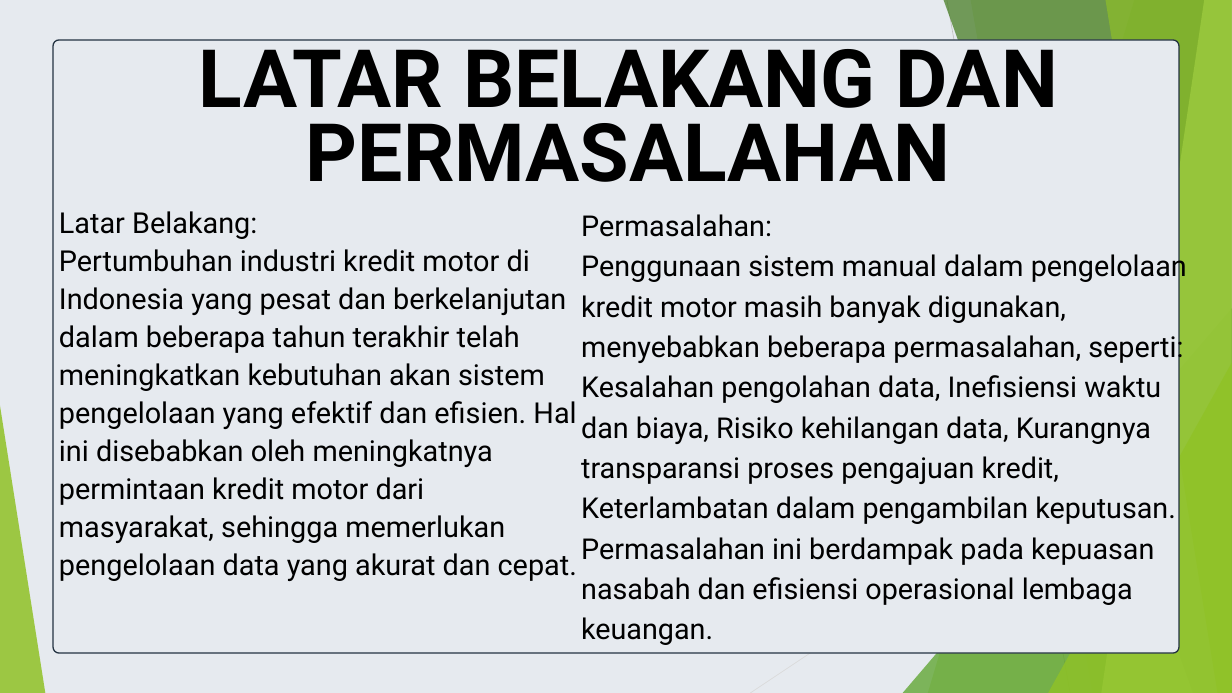
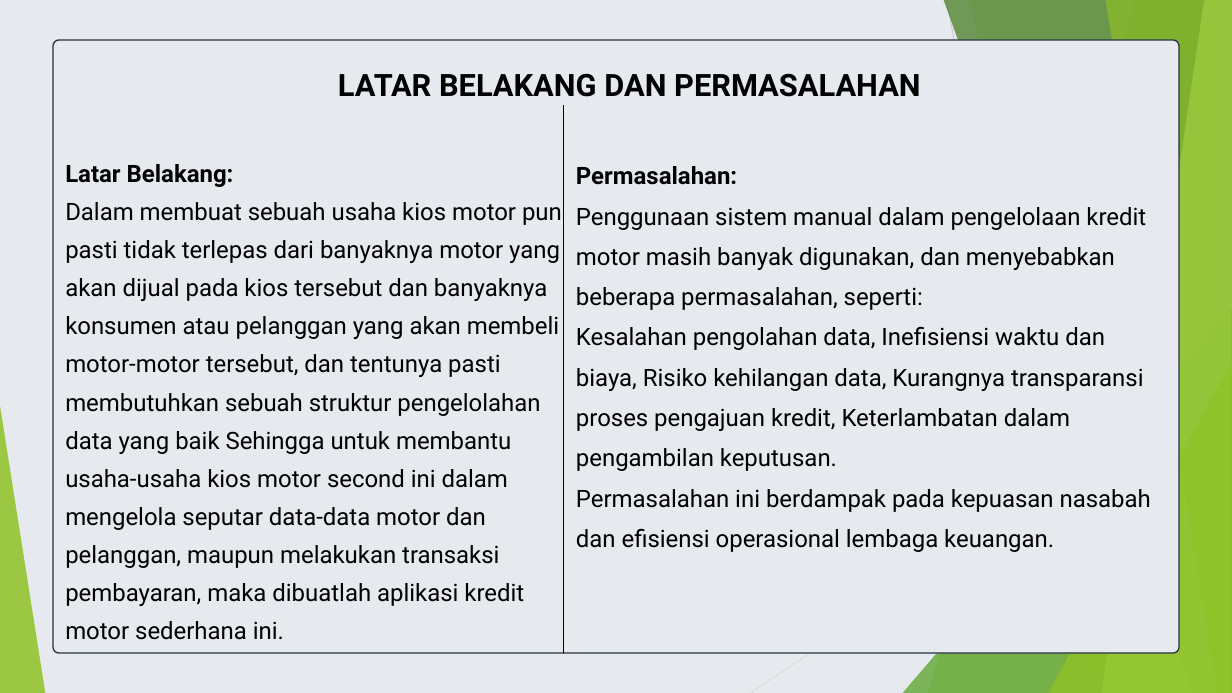
Before and after one commit to ripqi234/Project-java-kredit-motor, a slide deck: slide 2 of Projek akhir algoritma- _ 24.240.0040 _ MOH RIFQI MIFFTAKHULKHOIR.pptx. Drawn at 1232x693 pixels with LibreOffice and Linux fonts; fonts in the diff are those of the drawing. Boxes give left, top, right and bottom in pixels: in the first picture for what was removed or moved away, otherwise in the second. Text is boxed around its words. In the diff, an @@ line names an element or a change of style, - is before the commit and + after.

```diff
--- a/Projek akhir algoritma- _ 24.240.0040 _ MOH RIFQI MIFFTAKHULKHOIR.pptx
+++ b/Projek akhir algoritma- _ 24.240.0040 _ MOH RIFQI MIFFTAKHULKHOIR.pptx
@@ text "LATAR BELAKANG DAN PERMASALAHAN": place and size @@
-text "LATAR BELAKANG DAN PERMASALAHAN" at bbox=[199, 33, 1058, 182]
+text "LATAR BELAKANG DAN PERMASALAHAN" at bbox=[338, 73, 921, 97]
@@ text "LATAR BELAKANG DAN PERMASALAHAN" at bbox=[338, 73, 921, 97]: size 94.1 to 36 pt @@
@@ line added from (564, 105) to (564, 653), #000000 1 pt @@
@@ text "Latar Belakang:": place and size @@
-text "Latar Belakang:" at bbox=[59, 211, 577, 581]
+text "Latar Belakang:" at bbox=[65, 164, 562, 640]
@@ text "Permasalahan:": place and size @@
-text "Permasalahan:" at bbox=[581, 214, 1187, 645]
+text "Permasalahan:" at bbox=[576, 166, 1151, 552]
@@ text at bbox=[65, 164, 234, 187]: size 33.7 to 28 pt, bold on in "Latar Belakang:" @@
@@ text at bbox=[576, 166, 1151, 552]: size 33.7 to 28 pt in "Permasalahan:", "Kesalahan pengolahan data, Inefisiensi waktu dan biaya, ...", "Permasalahan ini berdampak pada kepuasan nasabah dan ..."; bold on in "Permasalahan:" @@
@@ text at bbox=[65, 202, 562, 640]: text changed; size 33.7 to 28 pt @@
-Pertumbuhan industri kredit motor di Indonesia yang pesat dan berkelanjutan dalam beberapa tahun terakhir telah meningkatkan kebutuhan akan sistem pengelolaan yang efektif dan efisien. Hal ini disebabkan oleh meningkatnya permintaan kredit motor dari masyarakat, sehingga memerlukan pengelolaan data yang akurat dan cepat.
+Dalam membuat sebuah usaha kios motor pun pasti tidak terlepas dari banyaknya motor yang akan dijual pada kios tersebut dan banyaknya konsumen atau pelanggan yang akan membeli motor-motor tersebut, dan tentunya pasti membutuhkan sebuah struktur pengelolahan data yang baik Sehingga untuk membantu usaha-usaha kios motor second ini dalam mengelola seputar data-data motor dan pelanggan, maupun melakukan transaksi pembayaran, maka dibuatlah aplikasi kredit motor sederhana ini.
@@ text at bbox=[576, 207, 1146, 310]: text changed; size 33.7 to 28 pt @@
-Penggunaan sistem manual dalam pengelolaan kredit motor masih banyak digunakan, menyebabkan beberapa permasalahan, seperti:
+Penggunaan sistem manual dalam pengelolaan kredit motor masih banyak digunakan, dan menyebabkan beberapa permasalahan, seperti:
```
Also in this commit, not shown: 4 other slides changed, 1 slide added, 1 slide removed, 16 other files.
